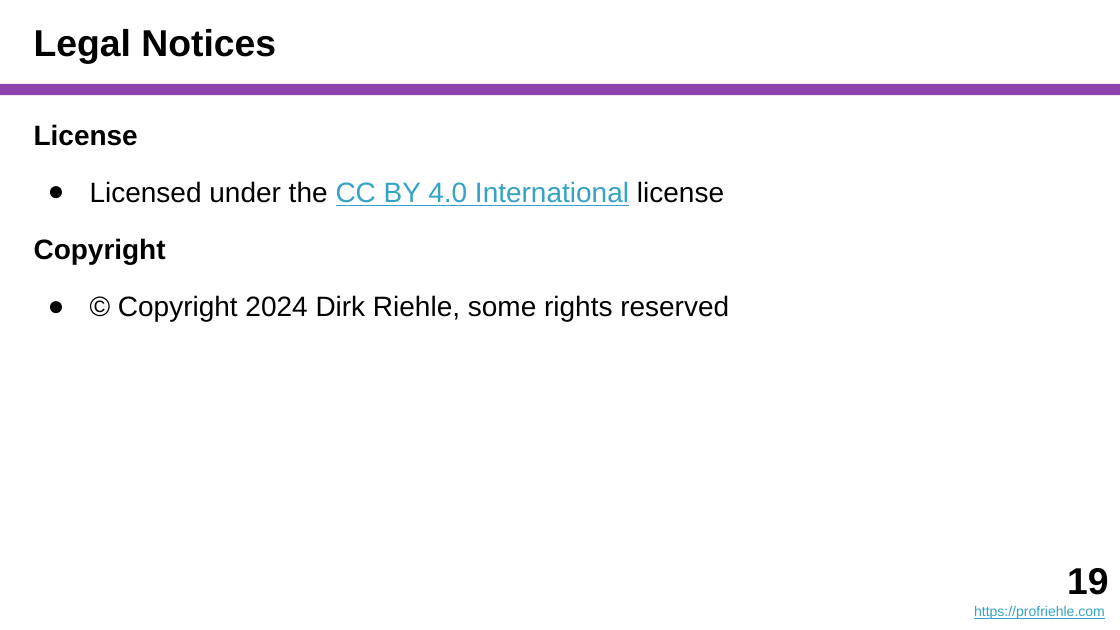
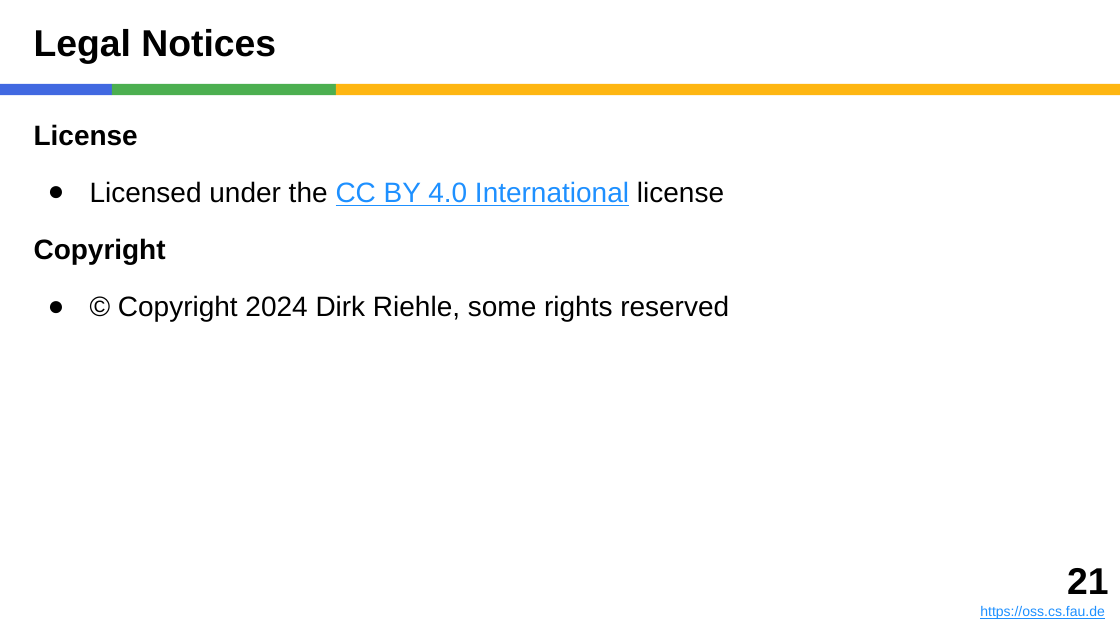
Before and after one commit to dirkriehle/coach-course, a slide deck: slide 21 of Lecture Slides/COACH A01 - Introduction.pptx (slide 19 before the commit). Drawn at 1120x630 pixels with LibreOffice and Linux fonts; fonts in the diff are those of the drawing. Boxes give left, top, right and bottom in pixels: in the first picture for what was removed or moved away, otherwise in the second. Text is boxed around its words. In the diff, an @@ line names an element or a change of style, - is before the commit and + after.

```diff
--- a/Lecture Slides/COACH A01 - Introduction.pptx
+++ b/Lecture Slides/COACH A01 - Introduction.pptx
@@ rectangle added at box(0, 84, 112, 95), fill #4169E1 @@
@@ rectangle added at box(112, 84, 336, 95), fill #4CAF50 @@
@@ rectangle: place and size @@
-rectangle at box(0, 84, 1120, 95)
+rectangle at box(336, 84, 1120, 95)
@@ rectangle at box(336, 84, 1120, 95): fill #8E44AD to #FEB612 @@
@@ text at box(90, 181, 724, 206): text colour #34A3C5 to #1E90FF in "CC BY 4.0 International" @@
@@ text at box(980, 568, 1108, 619): text changed; text colour #34A3C5 to #1E90FF @@
-19
-https://profriehle.com
+21
+https://oss.cs.fau.de
```
Also in this commit, not shown: 18 other slides changed, 2 slides added, 5 other files.
